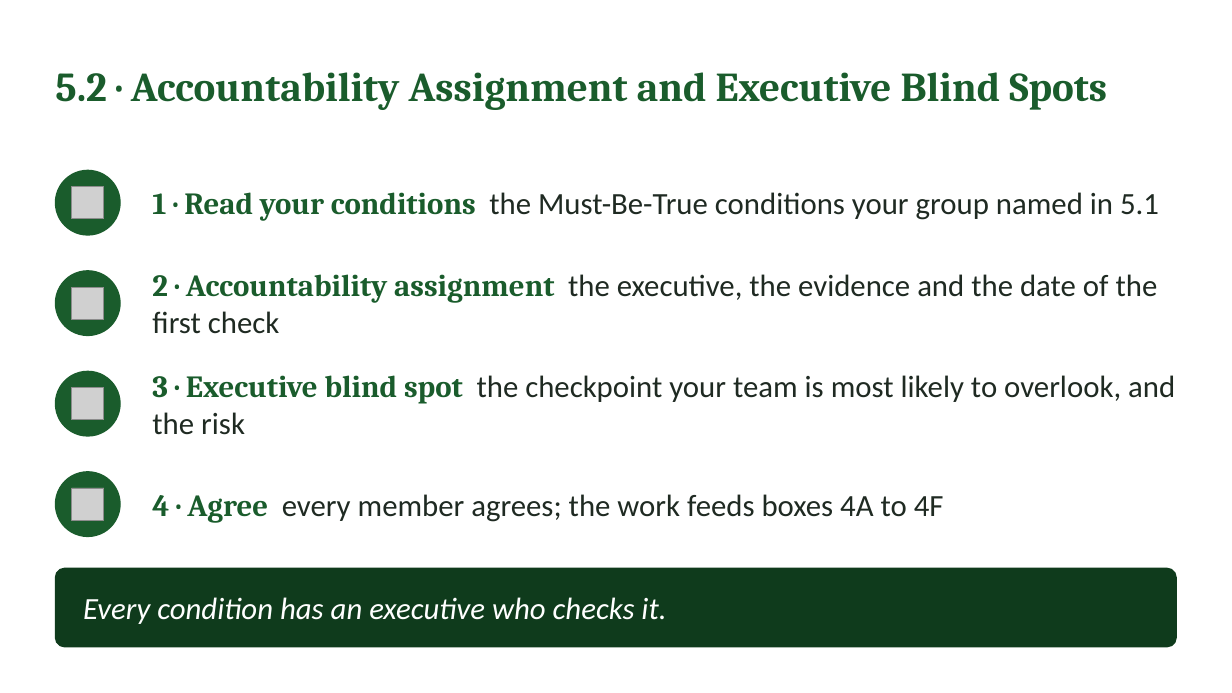
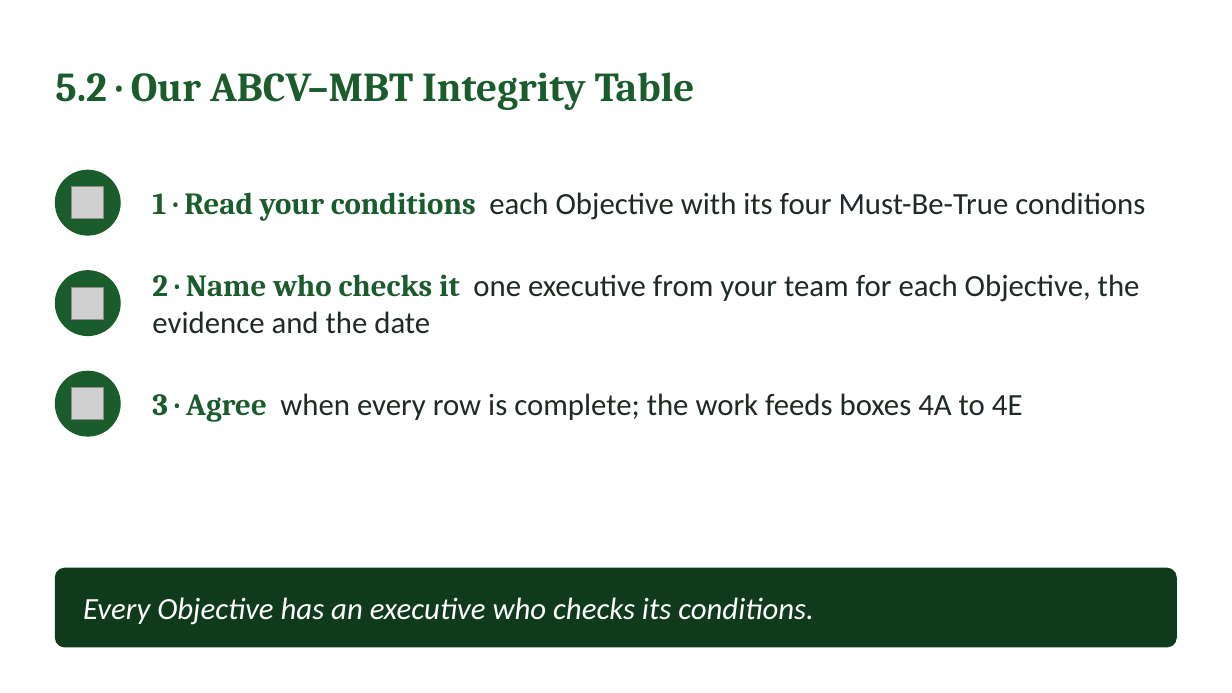
Before and after one commit to IBSL26/ibsl-platform, a slide deck: slide 31 of Claude outputs/Deck upload/Module-2/unit-04.pptx. Drawn at 1232x693 pixels with LibreOffice and Linux fonts; fonts in the diff are those of the drawing; grey boxes stand for pictures. Boxes give left, top, right and bottom in pixels: in the first picture for what was removed or moved away, otherwise in the second. Text is boxed around its words. In the diff, an @@ line names an element or a change of style, - is before the commit and + after.

Commit message:
Unit 4 Integrity Table: one executive per Objective

```diff
--- a/Claude outputs/Deck upload/Module-2/unit-04.pptx
+++ b/Claude outputs/Deck upload/Module-2/unit-04.pptx
@@ text at [55,72,695,110]: text changed @@
-5.2 · Accountability Assignment and Executive Blind Spots
+5.2 · Our ABCV–MBT Integrity Table
@@ text at [152,192,1145,221]: text changed @@
-1 · Read your conditions the Must-Be-True conditions your group named in 5.1
+1 · Read your conditions each Objective with its four Must-Be-True conditions
@@ text at [152,274,1140,334]: text changed @@
-2 · Accountability assignment the executive, the evidence and the date of the first check
+2 · Name who checks it one executive from your team for each Objective, the evidence and the date
@@ text at [152,393,1023,422]: text changed @@
-3 · Executive blind spot the checkpoint your team is most likely to overlook, and the risk
+3 · Agree when every row is complete; the work feeds boxes 4A to 4E
@@ ellipse removed at [55,472,120,537] @@
@@ picture removed at [72,488,104,520] @@
@@ text removed at [152,494,944,523] @@
-4 · Agree every member agrees; the work feeds boxes 4A to 4F
@@ text at [83,597,814,625]: text changed @@
-Every condition has an executive who checks it.
+Every Objective has an executive who checks its conditions.
```
Also in this commit, not shown: 40 other files.
